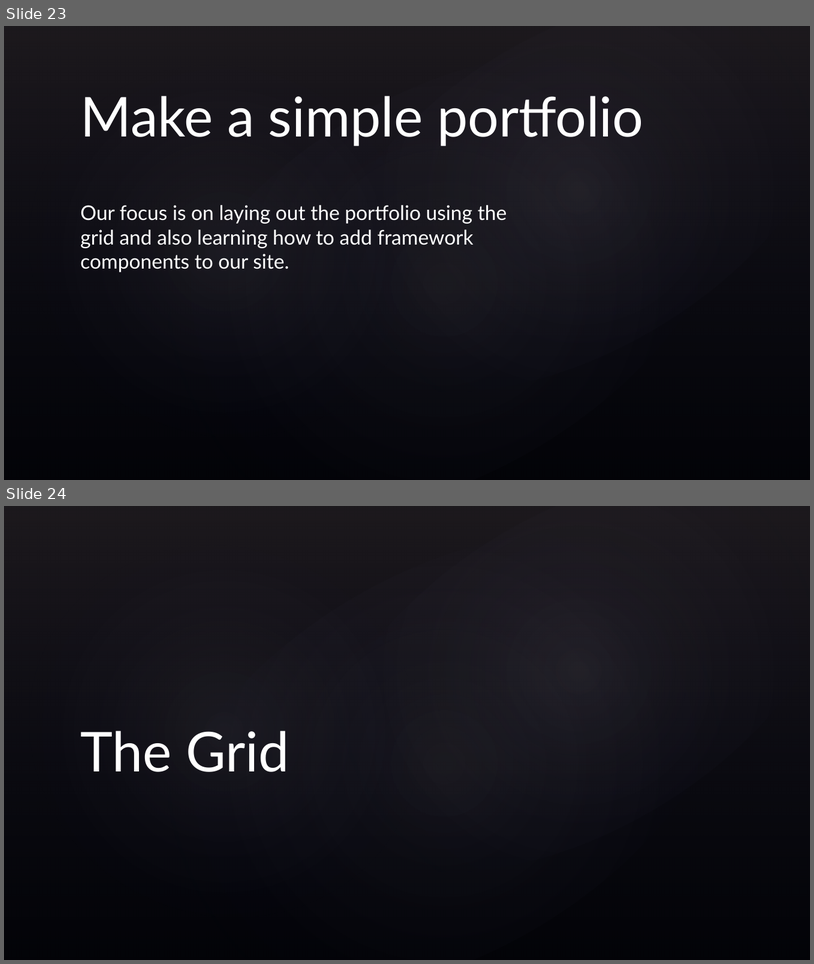
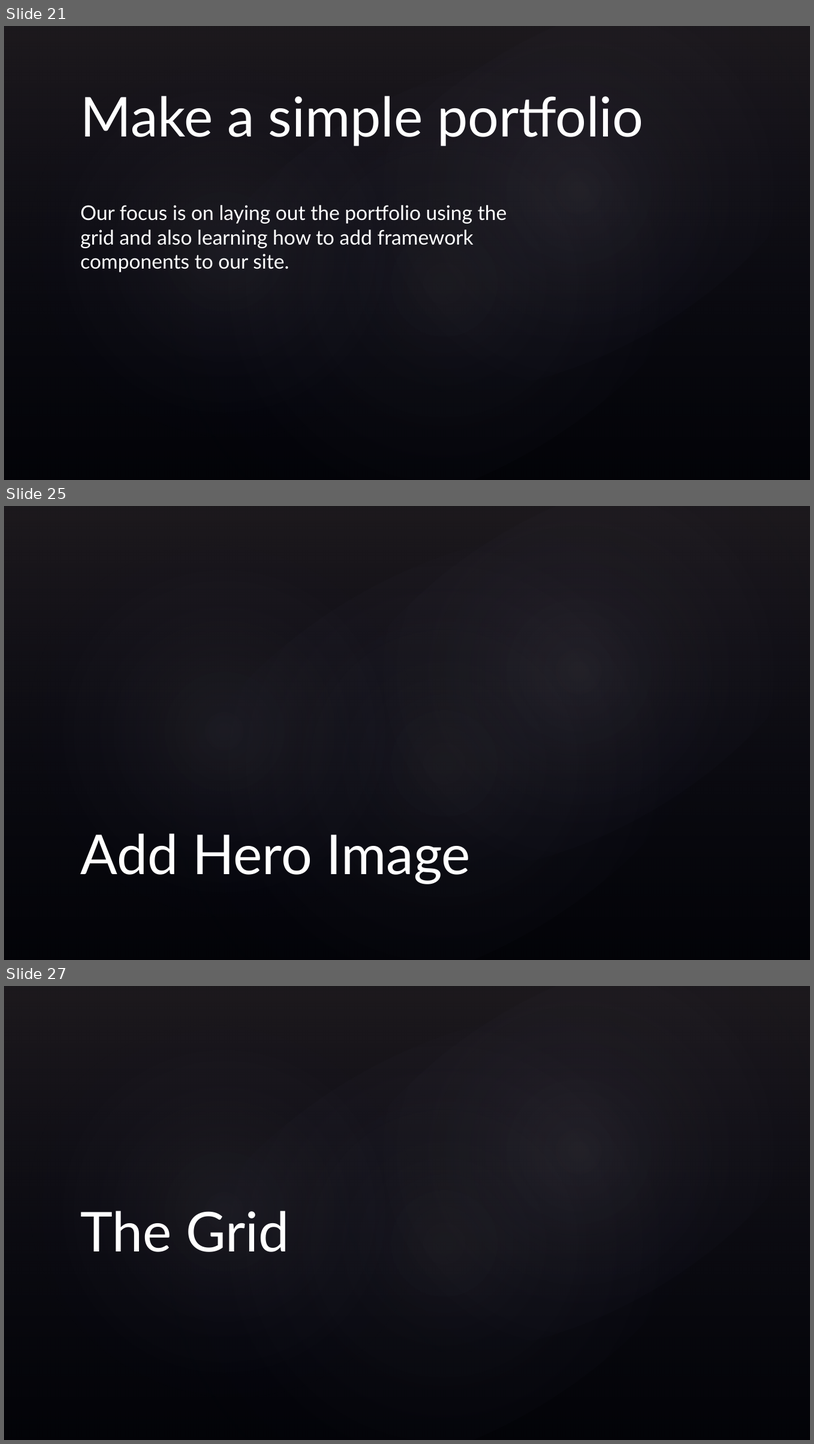
Before and after one commit to Dogfalo/WDW-CSS-Workshop, a slide deck: CSS Frameworks.pptx. Shown one above the other, each under a label of ours: slides 23 and 24 before the commit, slides 21, 25 and 27 after it; the slides between them are not shown. The pictures are 814x964 and 814x1444 pixels, drawn with LibreOffice and Linux fonts; fonts in the diff are those of the drawing; background and template pictures are left out. Boxes give left, top, right and bottom in pixels: in the first picture for what was removed or moved away, otherwise in the second. Text is boxed around its words. In the diff, an @@ line names an element or a change of style, - is before the commit and + after.

```diff
--- a/CSS Frameworks.pptx
+++ b/CSS Frameworks.pptx
@@ slide 25 added at [4, 506, 810, 960], background picture (left out); not listed: 4 template elements that a slide beside it also shows @@
@@ title added at [81, 833, 471, 884], 49 pt, text #FFFFFF @@
+Add Hero Image
@@ what was slide 23 is now slide 21 @@
@@ what was slide 24 is now slide 27 @@
```
Also in this commit, not shown: 5 slides changed, 6 other slides added, 2 slides removed, 1 other file.
